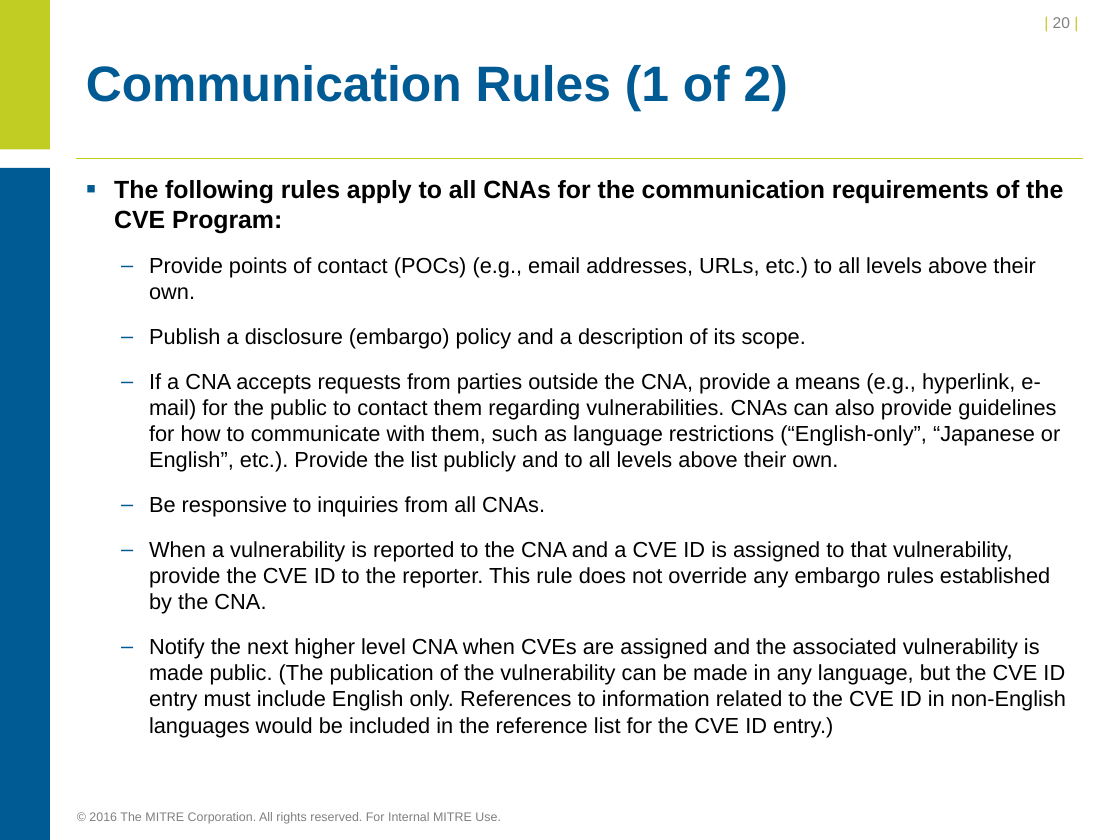
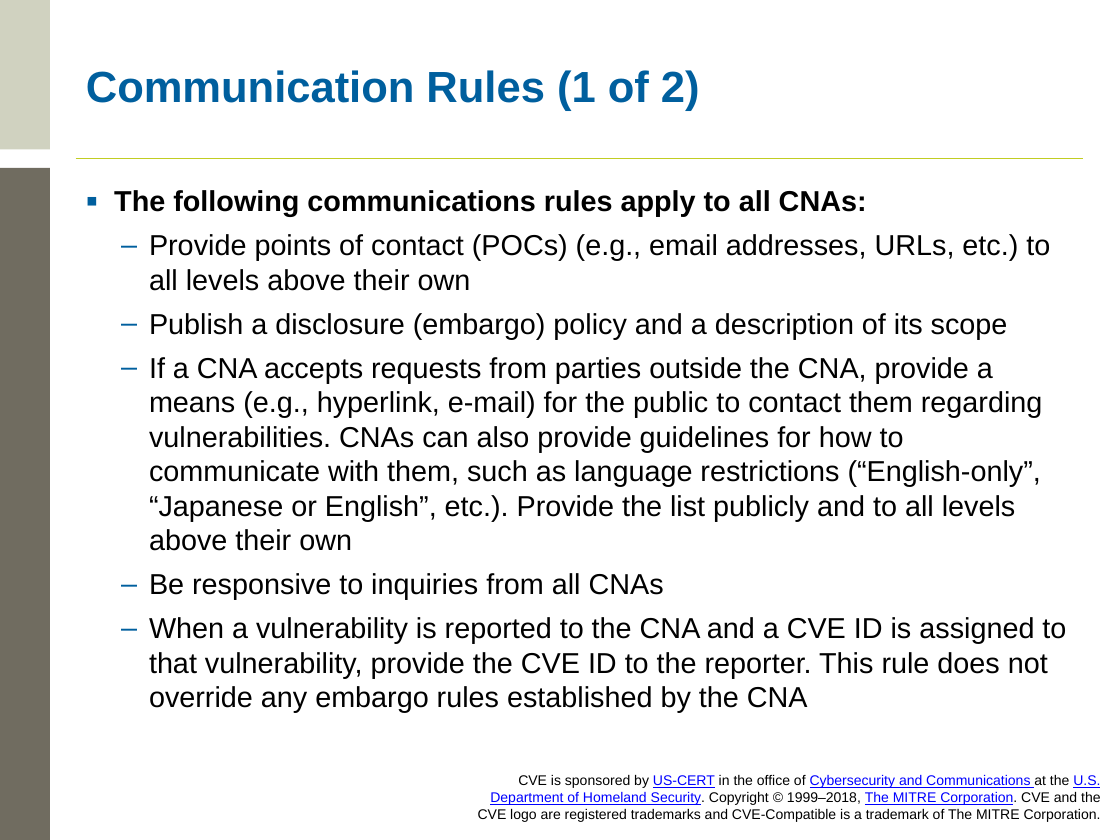
Before and after one commit to CVEProject/cveproject.github.io, a slide deck: slide 33 of cna/Becoming a CNA.pptx (slide 20 before the commit). Drawn at 1120x840 pixels with LibreOffice and Linux fonts; fonts in the diff are those of the drawing; background and template pictures are left out. Boxes give left, top, right and bottom in pixels: in the first picture for what was removed or moved away, otherwise in the second. Text is boxed around its words. In the diff, an @@ line names an element or a change of style, - is before the commit and + after.

```diff
--- a/cna/Becoming a CNA.pptx
+++ b/cna/Becoming a CNA.pptx
@@ rectangle at box(0, 0, 50, 149): fill #C1CD23 to #D0D2C0 @@
@@ page number removed at box(1053, 17, 1070, 28) @@
-| 20 |
@@ title "Communication Rules (1 of 2)" at box(86, 70, 700, 111): size 32 to 28 pt, text colour #005B94 to #005F9E @@
@@ rectangle at box(0, 168, 50, 840): fill #005B94 to #706C60 @@
@@ text at box(114, 190, 1066, 713): text changed; size 14 to 18.5 pt @@
-▪ The following rules apply to all CNAs for the communication requirements of the CVE Program:
-  – Provide points of contact (POCs) (e.g., email addresses, URLs, etc.) to all levels above their own.
-  – Publish a disclosure (embargo) policy and a description of its scope.
-  – If a CNA accepts requests from parties outside the CNA, provide a means (e.g., hyperlink, e-mail) for the public to contact them regarding vulnerabilities. CNAs can also provide guidelines for how to communicate with them, such as language restrictions (“English-only”, “Japanese or English”, etc.). Provide the list publicly and to all levels above their own.
-  – Be responsive to inquiries from all CNAs.
-  – When a vulnerability is reported to the CNA and a CVE ID is assigned to that vulnerability, provide the CVE ID to the reporter. This rule does not override any embargo rules established by the CNA.
-  – Notify the next higher level CNA when CVEs are assigned and the associated vulnerability is made public. (The publication of the vulnerability can be made in any language, but the CVE ID entry must include English only. References to information related to the CVE ID in non-English languages would be included in the reference list for the CVE ID entry.)
+▪ The following communications rules apply to all CNAs:
+  – Provide points of contact (POCs) (e.g., email addresses, URLs, etc.) to all levels above their own
+  – Publish a disclosure (embargo) policy and a description of its scope
+  – If a CNA accepts requests from parties outside the CNA, provide a means (e.g., hyperlink, e-mail) for the public to contact them regarding vulnerabilities. CNAs can also provide guidelines for how to communicate with them, such as language restrictions (“English-only”, “Japanese or English”, etc.). Provide the list publicly and to all levels above their own
+  – Be responsive to inquiries from all CNAs
+  – When a vulnerability is reported to the CNA and a CVE ID is assigned to that vulnerability, provide the CVE ID to the reporter. This rule does not override any embargo rules established by the CNA
@@ text added at box(478, 775, 1101, 822), 9 pt, text #000000 @@
+CVE is sponsored by US-CERT in the office of Cybersecurity and Communications at the U.S. Department of Homeland Security. Copyright © 1999–2018, The MITRE Corporation. CVE and the CVE logo are registered trademarks and CVE-Compatible is a trademark of The MITRE Corporation.
@@ text removed at box(89, 812, 501, 824) @@
-© 2016 The MITRE Corporation. All rights reserved. For Internal MITRE Use.
```
Also in this commit, not shown: 36 other slides changed, 3 slides added, 1 slide removed.
